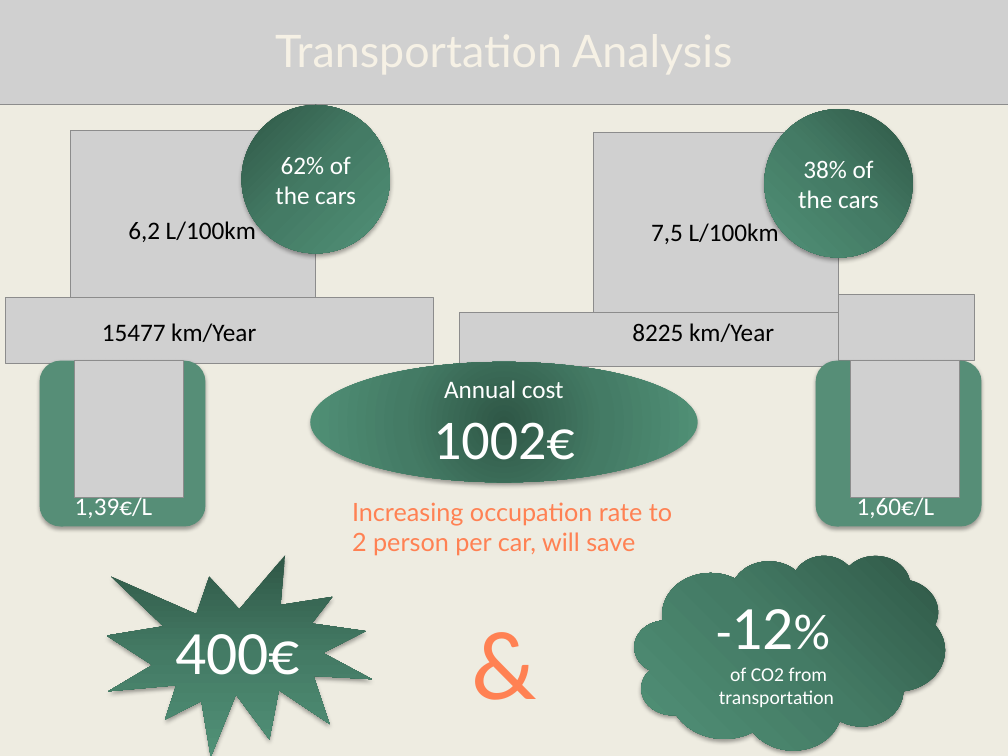
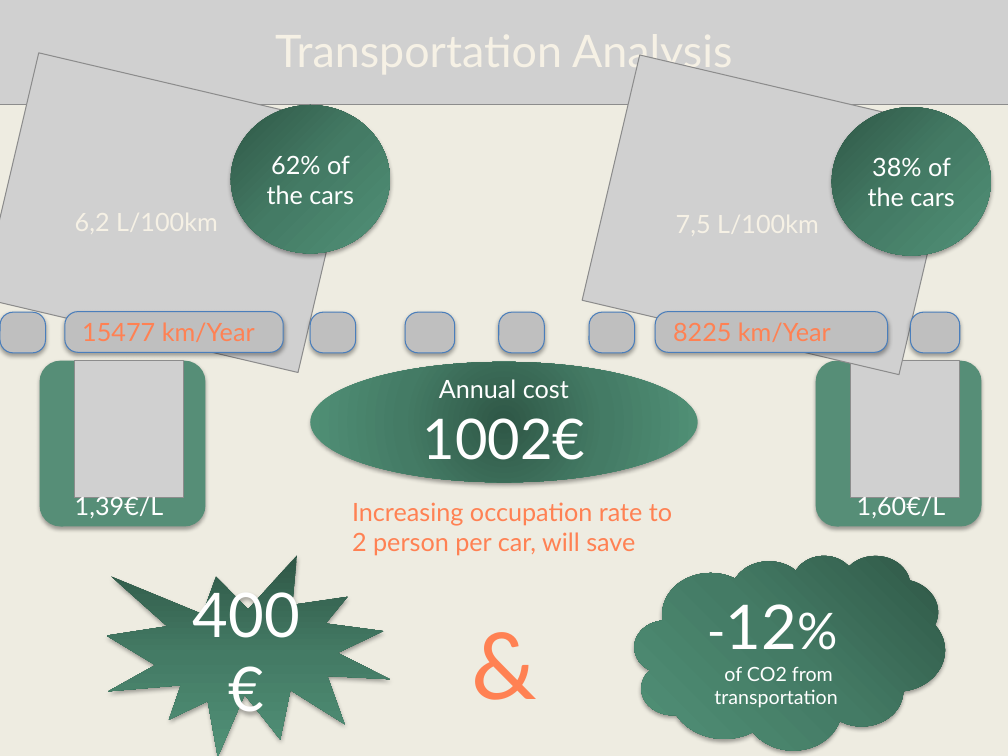
Before and after one commit to Massine/MyChe, a slide deck: slide 9 of Presentations/Final presentation.pptx. Drawn at 1008x756 pixels with LibreOffice and Linux fonts; fonts in the diff are those of the drawing; grey boxes stand for pictures. Boxes give left, top, right and bottom in pixels: in the first picture for what was removed or moved away, otherwise in the second. Text is boxed around its words. In the diff, an @@ line names an element or a change of style, - is before the commit and + after.

Commit message:
Final presentation

```diff
--- a/Presentations/Final presentation.pptx
+++ b/Presentations/Final presentation.pptx
@@ picture added at (x1=0, y1=53, x2=356, y2=373) @@
@@ text added at (x1=352, y1=55, x2=656, y2=88), 32 pt, text #F6F1E5 @@
+MOTIVATIONS
@@ text added at (x1=572, y1=55, x2=732, y2=76), 32 pt, text #F6F1E5 @@
+Transportation Analysis
@@ picture added at (x1=582, y1=55, x2=957, y2=375) @@
@@ ellipse "62% of the cars" resized from (x1=242, y1=105, x2=390, y2=253) to (x1=231, y1=105, x2=390, y2=253) @@
@@ font Calibri to Lato in 7 elements at (x1=310, y1=362, x2=698, y2=482), (x1=635, y1=555, x2=946, y2=750), (x1=857, y1=494, x2=946, y2=518), (x1=107, y1=555, x2=390, y2=756), (x1=75, y1=494, x2=164, y2=518), (x1=231, y1=105, x2=390, y2=253), (x1=832, y1=107, x2=991, y2=255) @@
@@ ellipse "38% of the cars" resized from (x1=764, y1=109, x2=912, y2=257) to (x1=832, y1=107, x2=991, y2=255) @@
@@ group removed at (x1=6, y1=130, x2=975, y2=367): 5 pictures, 2 texts @@
-6,2 L/100km
-7,5 L/100km
@@ rounded rectangle added at (x1=0, y1=312, x2=45, y2=353), fill #BFBFBF, outline #4B7EBC 0.75 pt @@
@@ rounded rectangle added at (x1=65, y1=311, x2=283, y2=352), fill #BFBFBF, outline #4B7EBC 0.75 pt @@
@@ text "15477 km/Year" moved from (x1=102, y1=323, x2=256, y2=342) to (x1=82, y1=322, x2=255, y2=342) @@
@@ text "15477 km/Year" at (x1=82, y1=322, x2=255, y2=342): font Calibri to Lato, text colour #000000 to #FF8153 @@
@@ rounded rectangle added at (x1=310, y1=312, x2=356, y2=353), fill #BFBFBF, outline #4B7EBC 0.75 pt @@
@@ rounded rectangle added at (x1=405, y1=312, x2=455, y2=353), fill #BFBFBF, outline #4B7EBC 0.75 pt @@
@@ rounded rectangle added at (x1=499, y1=312, x2=544, y2=353), fill #BFBFBF, outline #4B7EBC 0.75 pt @@
@@ rounded rectangle added at (x1=589, y1=312, x2=634, y2=353), fill #BFBFBF, outline #4B7EBC 0.75 pt @@
@@ rounded rectangle added at (x1=655, y1=311, x2=888, y2=352), fill #BFBFBF, outline #4B7EBC 0.75 pt @@
@@ text "8225 km/Year" at (x1=673, y1=322, x2=831, y2=342): font Calibri to Lato, text colour #000000 to #FF8153 @@
@@ text "8225 km/Year" moved from (x1=632, y1=323, x2=774, y2=342) to (x1=673, y1=322, x2=831, y2=342) @@
@@ rounded rectangle added at (x1=910, y1=312, x2=960, y2=353), fill #BFBFBF, outline #4B7EBC 0.75 pt @@
@@ irregular seal "400€" resized from (x1=107, y1=555, x2=372, y2=756) to (x1=107, y1=555, x2=390, y2=756) @@
```
Also in this commit, not shown: 1 other file.
